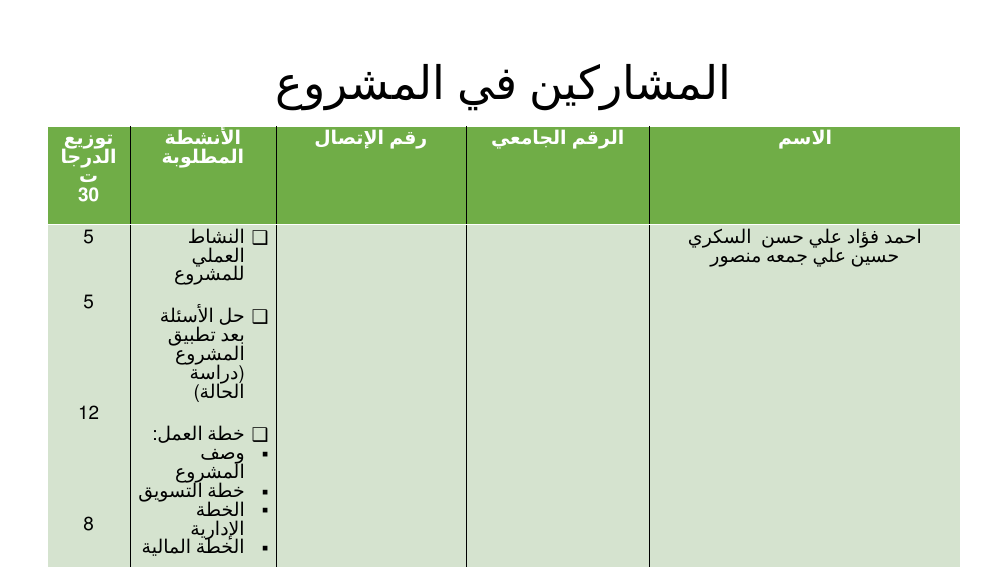
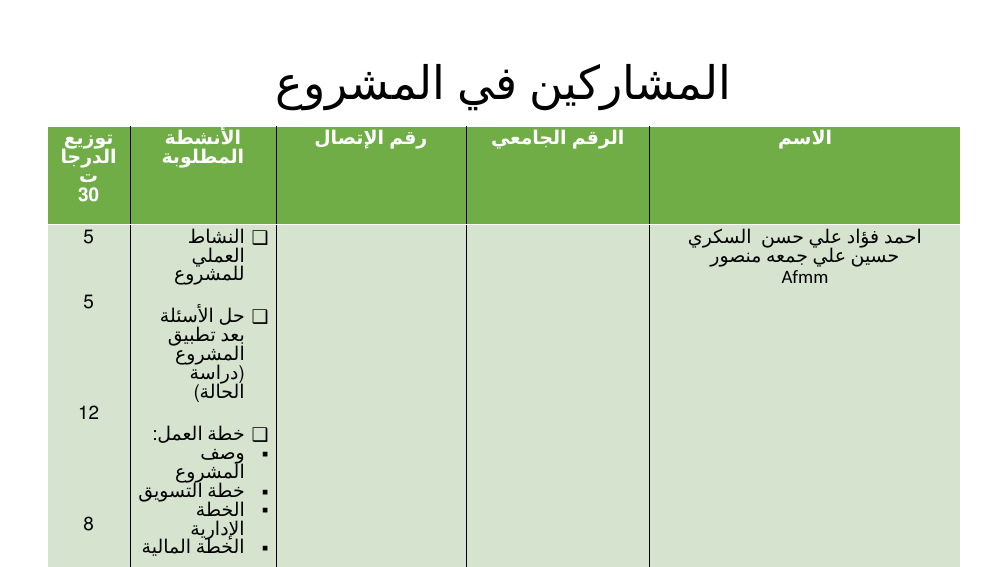
Before and after one commit to ba161/mashroo3, a slide deck: slide 2 of project.ppt. Drawn at 1008x567 pixels with LibreOffice and Linux fonts; fonts in the diff are those of the drawing. Boxes give left, top, right and bottom in pixels: in the first picture for what was removed or moved away, otherwise in the second. Text is boxed around its words. In the diff, an @@ line names an element or a change of style, - is before the commit and + after.

Commit message:
update

```diff
--- a/project.ppt
+++ b/project.ppt
@@ table at (48,126,960,560) @@
-row 2, column 5: احمد فؤاد علي حسن السكري / حسين علي جمعه منصور
+row 2, column 5: احمد فؤاد علي حسن السكري / حسين علي جمعه منصور / Afmm
```
Also in this commit, not shown: 1 other slide changed.
